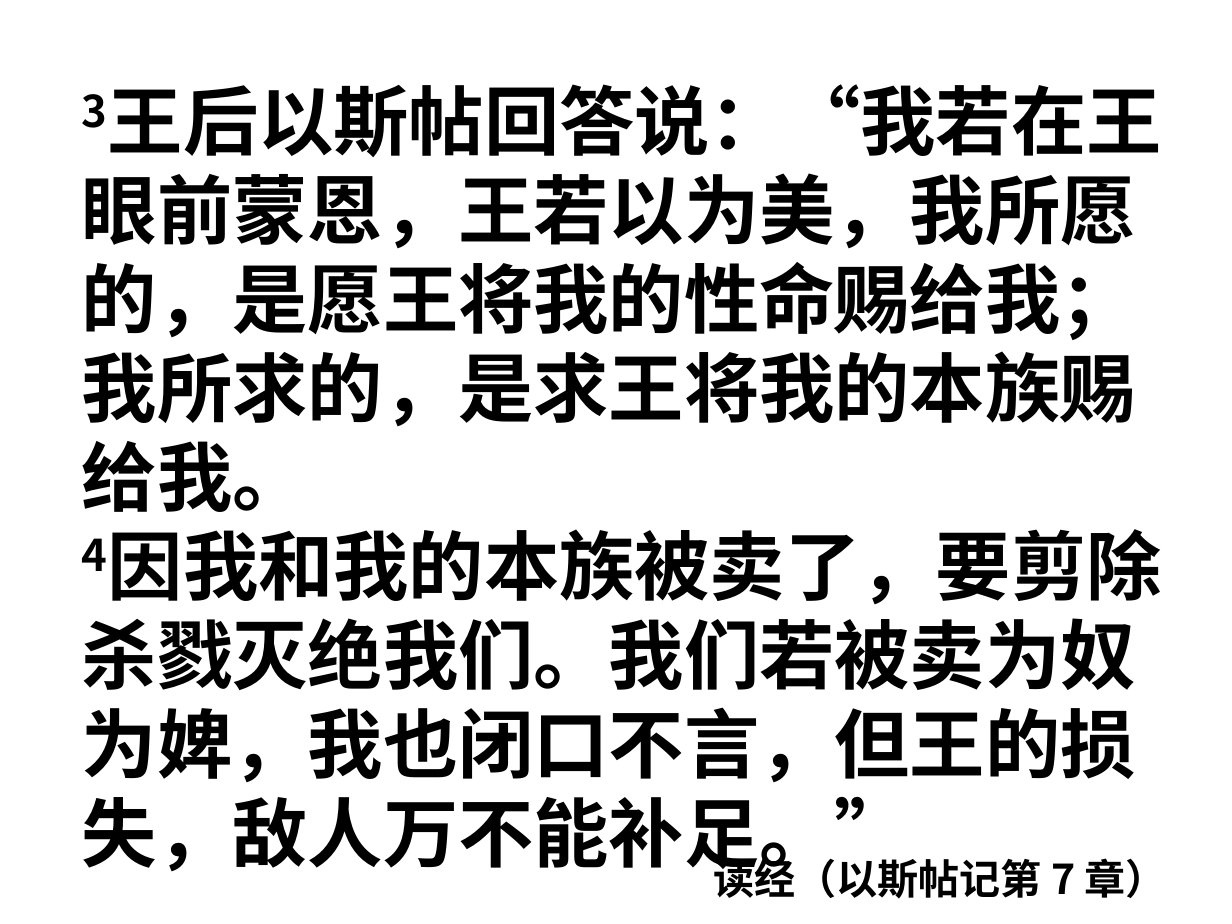
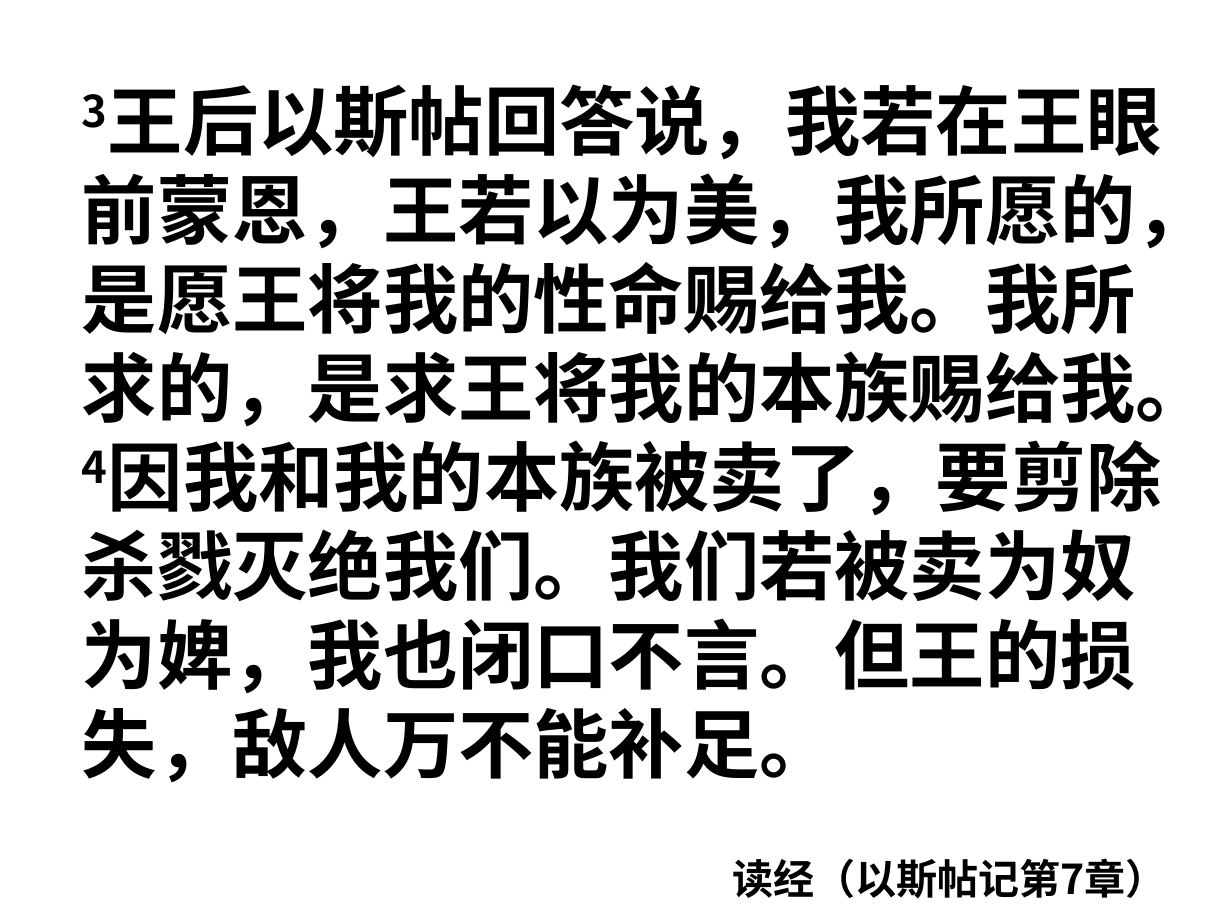
Before and after one commit to jackey-qiu/pyworship, a slide deck: slide 72 of 2023-08-16.pptx. Drawn at 1232x924 pixels with LibreOffice and Linux fonts; fonts in the diff are those of the drawing. Boxes give left, top, right and bottom in pixels: in the first picture for what was removed or moved away, otherwise in the second. Text is boxed around its words. In the diff, an @@ line names an element or a change of style, - is before the commit and + after.

```diff
--- a/2023-08-16.pptx
+++ b/2023-08-16.pptx
@@ text at (82, 84, 1211, 782): text changed @@
-3王后以斯帖回答说：“我若在王眼前蒙恩，王若以为美，我所愿的，是愿王将我的性命赐给我；我所求的，是求王将我的本族赐给我。
-4因我和我的本族被卖了，要剪除杀戮灭绝我们。我们若被卖为奴为婢，我也闭口不言，但王的损失，敌人万不能补足。”
+3王后以斯帖回答说，我若在王眼前蒙恩，王若以为美，我所愿的，是愿王将我的性命赐给我。我所求的，是求王将我的本族赐给我。
+4因我和我的本族被卖了，要剪除杀戮灭绝我们。我们若被卖为奴为婢，我也闭口不言。但王的损失，敌人万不能补足。
@@ text at (732, 858, 1167, 899): spaces changed @@
-读经（以斯帖记第 7 章）
+读经（以斯帖记第7章）
```
Also in this commit, not shown: 8 other slides changed, 4 other files.
